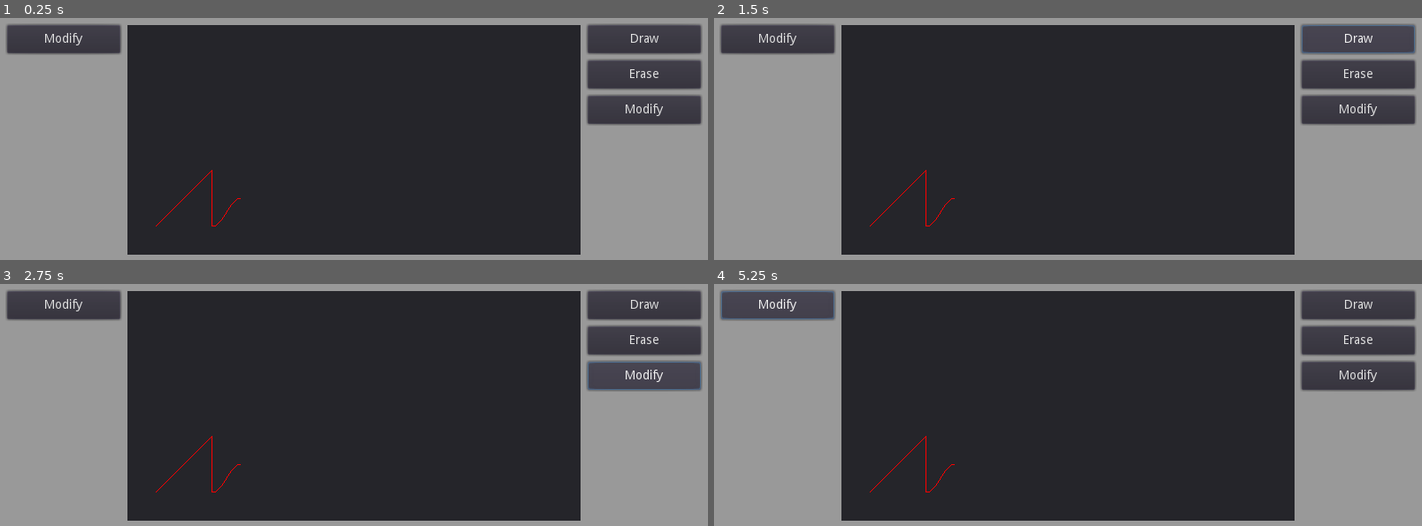
Above: before the commit, frames 1-4 (two rows, left to right).
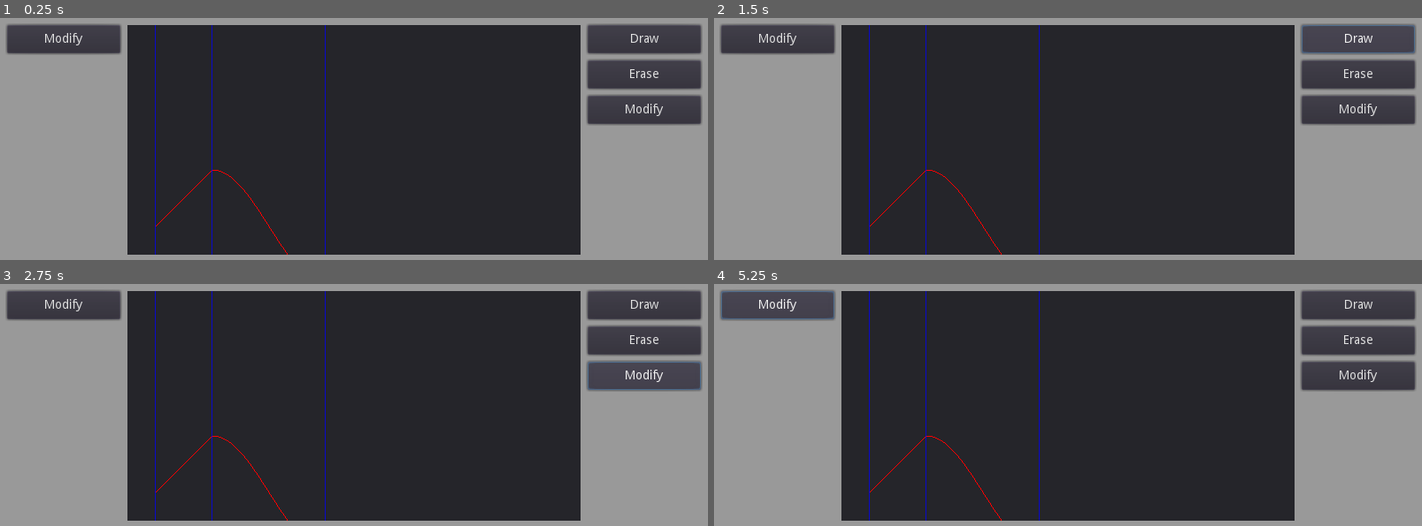
Above: after the commit, the same moments.

Repository: tsolron/ts-egg
Game: Godot game, scene res://scenes/EGG.tscn
Two runs of this game, one before a commit and one after it. Both use one fixed random seed, a clock stepped at 60 frames per second and the inputs below.
Inputs:
- Up to frame 1 (0.25 s): no input
- Up to frame 2 (1.5 s): click "Modify" at 0.5 s; click "Draw" at 1.25 s
- Up to frame 3 (2.75 s): click "Modify" at 2 s
- Up to frame 4 (5.25 s): click "Modify" at 2.75 s; click "Draw" at 3.5 s; click "Modify" at 4.25 s; click "Modify" at 5 s

The runs differ from the first frame. In frame 1, 0.4% of the frame differs, in the area x 21-46%, y 2-98%; in frame 2, 0.4%; in frame 3, 0.4%; in frame 4, 0.4%.

Commit message:
Added data/functions for Equation display with variables, an Equation parity (positive/negative), added "add slice" code with slice scaling/offsets

Diff:
--- a/scripts/equations/EQN_constant.gd
+++ b/scripts/equations/EQN_constant.gd
@@ -2,6 +2,7 @@
 
 const bias = 2;
 const display_name = "Constant";
+const eqn_display_template = "y = %.2f";
 
 var b = null;
 var default_b = 0;
@@ -11,3 +12,6 @@
 		b = default_b;
 
 	return b;
+
+func get_eqn_display():
+	return eqn_display_template % [b];
--- a/scripts/equations/EQN_easeinoutsine.gd
+++ b/scripts/equations/EQN_easeinoutsine.gd
@@ -2,6 +2,10 @@
 
 const bias = 8;
 const display_name = "EaseInOutSine";
+const eqn_display_template = "y = -(cos(PI * x) - 1) / 2";
 
 func y(x):
 	return -(cos(PI * x) - 1) / 2;
+
+func get_eqn_display():
+	return eqn_display_template;
--- a/scripts/equations/EQN_linear.gd
+++ b/scripts/equations/EQN_linear.gd
@@ -3,6 +3,7 @@
 
 const bias = 2;
 const display_name = "Linear";
+const eqn_display_template = "y = (%.2f * x) + %.2f";
 
 var m = null;
 var default_m = 1;
@@ -17,3 +18,7 @@
 		b = default_b;
 
 	return (m * x) + b;
+
+
+func get_eqn_display():
+	return eqn_display_template % [m, b];
--- a/scripts/graph.gd
+++ b/scripts/graph.gd
@@ -1,13 +1,14 @@
 extends Panel
 
-#onready var vpc = get_parent().get_parent();
+onready var vpc = get_parent().get_parent();
 onready var T_slice = preload("res://scenes/templates/T_slice.tscn");
 #onready var EquationMgr = preload("res://scripts/EquationMgr.gd");
 
 enum {X, Y}
 
 var doDrawGraph = true;
-var lineColor = Color(1.0, 0.0, 0.0);
+var lineColor = Color(1.0, 0.0, 0.0, 1.0);
+var markerColor = Color(0.0, 0.0, 1.0, 0.75);
 var slices = [];
 var graph_range = Rect2(0,0,0,0);
 var axis_offset = Vector2(32,32);
@@ -16,8 +17,8 @@
 
 
 func init():
-	add_slice_at(0, EquationMgr.EType.LINEAR);
-	add_slice_at(1, EquationMgr.EType.EASEINOUTSINE);
+	add_slice_at(0, EquationMgr.EType.LINEAR, 1);
+	add_slice_at(1, EquationMgr.EType.EASEINOUTSINE, -1);
 
 
 func _process(delta):
@@ -38,7 +39,7 @@
 
 	for slice in slices:
 		var slice_rect = slice.slice_range;
-		var percent_of_graph_size = max((slice_rect.size[0] / graph_range.size[0]),(slice_rect.size[1] / graph_range.size[1]));
+		var percent_of_graph_size = max((slice_rect.size[0] / max(1,graph_range.size[0])),(slice_rect.size[1] / max(1,graph_range.size[1])));
 		var n_eqn_pts = min(256, max(16, (slice.eqn.bias * 10 * percent_of_graph_size)));
 		var draw_pts = slice.get_draw_points(n_eqn_pts);
 		draw_pts_list.push_back(draw_pts);
@@ -76,24 +77,54 @@
 			var pt2 = draw_pts[idx+1] + axis_offset;
 			draw_line(pt1, pt2, lineColor);
 
+		var marker_x = slices[slice_idx].slice_range.position[X];
+		draw_line(
+				Vector2(marker_x + axis_offset[X], 0),
+				Vector2(marker_x + axis_offset[X], vpc.rect_size[Y]),
+				markerColor);
+
 		if (slice_idx+1 < draw_pts_list.size()):
 			var pt1 = draw_pts[draw_pts.size()-1] + axis_offset;
 			var pt2 = draw_pts_list[slice_idx+1][0] + axis_offset;
 			draw_line(pt1, pt2, lineColor);
+		else:
+			marker_x = slices[slice_idx].slice_range.position[X] + slices[slice_idx].slice_range.size[X];
+			draw_line(
+					Vector2(marker_x + axis_offset[X], 0),
+					Vector2(marker_x + axis_offset[X], vpc.rect_size[Y]),
+					markerColor);
 
 
-func add_slice_at(n, eType):
+func add_slice_at(n, eType, parity):
 	var slice = T_slice.instance();
 	add_child(slice);
 	slice.init(self);
-	slice.set_eqn(eType)
-	if (slices.size() == 0):
-		slice.config_as_first();
+	slice.set_eqn(eType, parity);
+
+	if (slices.empty()):
+		slice.config_as_first(vpc.rect_size);
 		slices.push_back(slice);
+		return;
+
+	slices.insert(n, slice);
+	if (n == 0):
+
+		pass
 	else:
-		slices.insert(n, slice);
-		# logic for adjusting slices + sizes
-		# temp
-		slice.config_as_first();
-		slice.slice_range.position[X] = 64;
-		slice.slice_range.size[X] = 32;
+		var offset = Vector2();
+		offset[X] = slices[n-1].slice_range.position[X] + slices[n-1].slice_range.size[X];
+		offset[Y] = slices[n-1].eqn_parity * slices[n-1].eqn.y(offset[X]);
+
+		slices[n].slice_range.position = offset;
+
+	# logic for adjusting slices + sizes
+	# temp
+	#slice.config_as_first();
+	#slice.slice_range.position[X] = 64;
+	slice.slice_range.size[X] = 128;
+
+
+
+func rescale_slices():
+
+	pass;
--- a/scripts/templates/T_slice.gd
+++ b/scripts/templates/T_slice.gd
@@ -6,6 +6,7 @@
 
 var slice_range = Rect2();
 var eqn = null;
+var eqn_parity = 1;
 var draw_pts = [];
 var draw_n = 8;
 var dirty = true;
@@ -17,20 +18,23 @@
 	graph = g;
 
 
-func set_eqn(type):
+func set_eqn(type, parity):
 	eqn = EquationMgr.equations[type].instance();
+	eqn_parity = parity;
 
 
 func call_fn(x):
 	eqn.y.call_func(x);
 
 
-func config_as_first():
+func config_as_first(vpc_size):
+	#TODO
 	slice_range.position = Vector2(0,0);
 	slice_range.size = Vector2(64,64);
 	update_range();
 
 
+#TODO: Is this function even needed?
 func update_range():
 	if (dirty):
 		make_draw_points();
@@ -42,7 +46,7 @@
 	for i in range(draw_pts.size()):
 		y_min = min(y_min, draw_pts[i][Y]);
 		y_max = max(y_max, draw_pts[i][Y]);
-	slice_range.position[Y] = y_min;
+	#slice_range.position[Y] = y_min;
 	slice_range.size[Y] = abs(y_max - y_min);
 
 
@@ -73,12 +77,13 @@
 
 	for i in range(draw_n + 1):
 		var x = (i/draw_n);# * slice_range.size[X];
-		var y = eqn.y(x);
+		var y = eqn_parity * eqn.y(x);
 
 		x *= slice_range.size[X];
 		x += slice_range.position[X];
 
 		y *= slice_range.size[X];
+		y += slice_range.position[Y];
 
 		draw_pts.push_back(Vector2(x, y));
 
